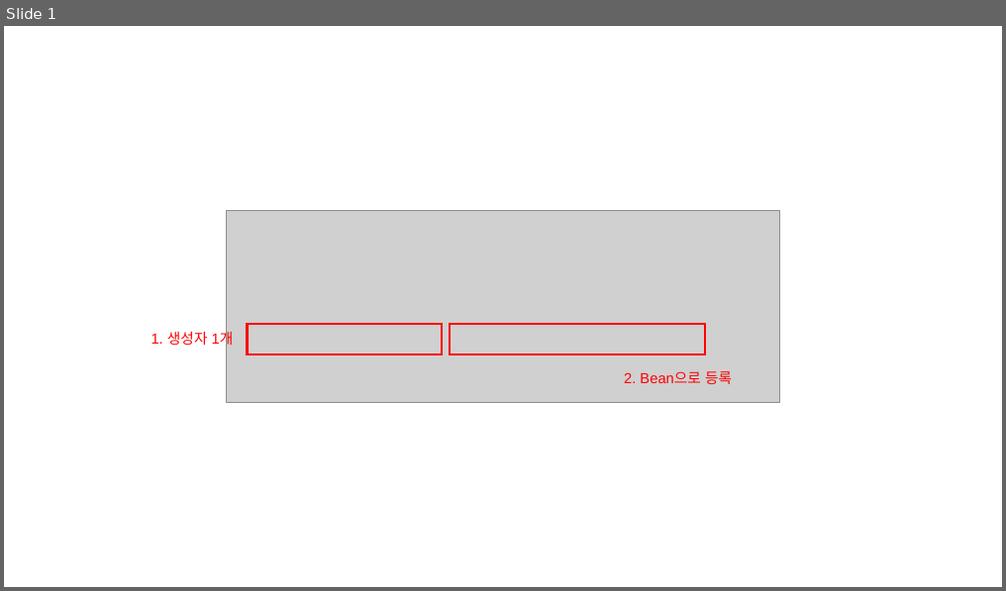
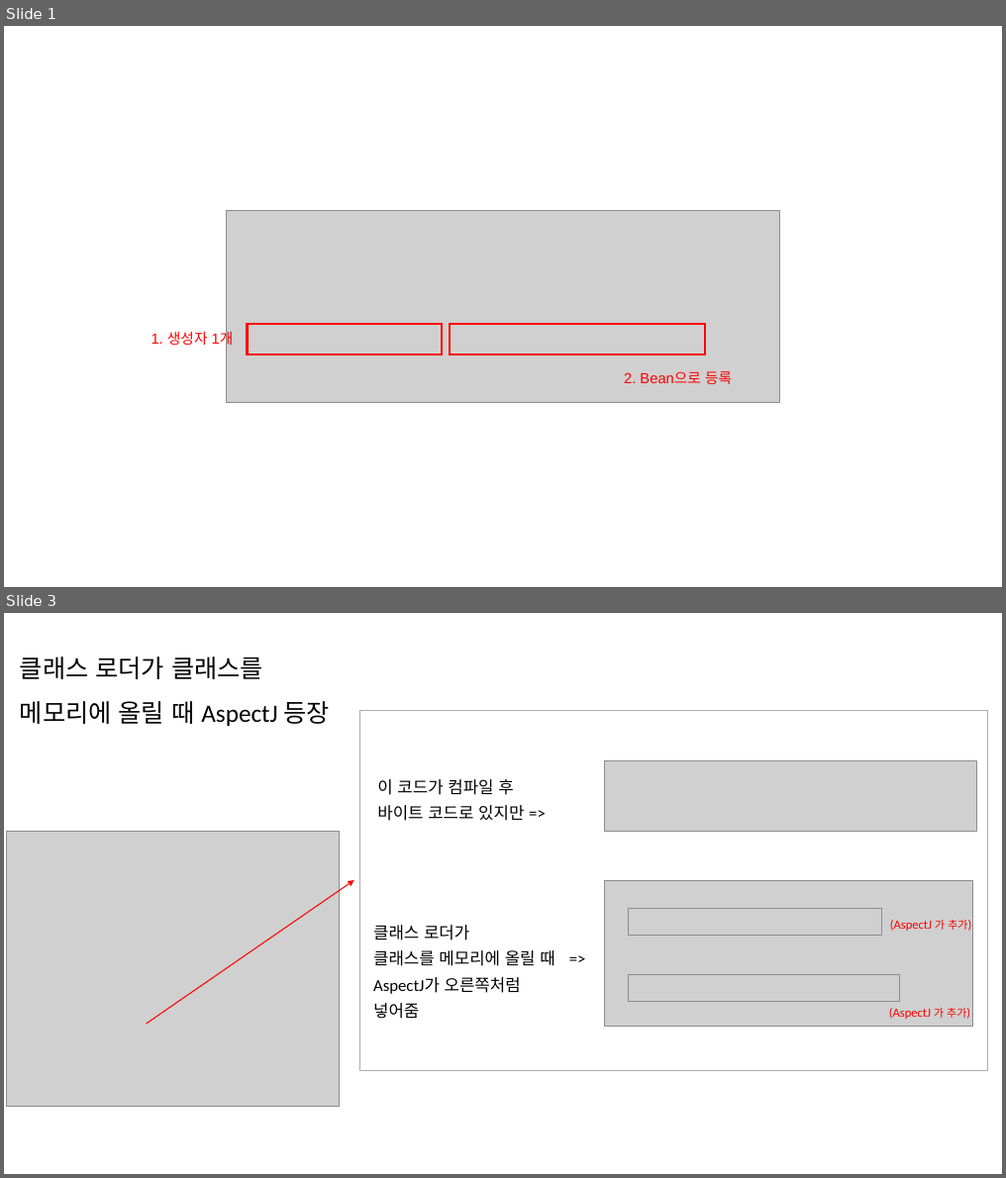
Before and after one commit to osj3474/Spring-Note, a slide deck: 01-예제로 배우는 스프링 입문/assets/image.pptx. Shown one above the other, each under a label of ours: slide 1 before the commit, slides 1 and 3 after it; the slides between them are not shown. The pictures are 1006x591 and 1006x1178 pixels, drawn with LibreOffice and Linux fonts; fonts in the diff are those of the drawing; grey boxes stand for pictures. Boxes give left, top, right and bottom in pixels: in the first picture for what was removed or moved away, otherwise in the second. Text is boxed around its words. In the diff, an @@ line names an element or a change of style, - is before the commit and + after.

```diff
--- a/01-예제로 배우는 스프링 입문/assets/image.pptx
+++ b/01-예제로 배우는 스프링 입문/assets/image.pptx
@@ slide 3 added at (4,613,1002,1174), background #FFFFFF @@
@@ text added at (20,657,329,726), 24 pt, text #000000 @@
+클래스 로더가 클래스를
+메모리에 올릴 때 AspectJ 등장
@@ rectangle added at (360,710,988,1071), outline #AFABAB 1 pt @@
@@ picture added at (7,832,340,1106) @@
@@ arrow added from (147, 1024) to (354, 880), #FF0000 1 pt @@
@@ group added at (373,761,976,1026): 4 pictures, 4 texts @@
+이 코드가 컴파일 후
+바이트 코드로 있지만 =>
+클래스 로더가
+클래스를 메모리에 올릴 때 =>
+AspectJ가 오른쪽처럼
+넣어줌
+(AspectJ 가 추가)
+(AspectJ 가 추가)
```
Also in this commit, not shown: 2 other slides added, 2 slides removed, 3 other files.
